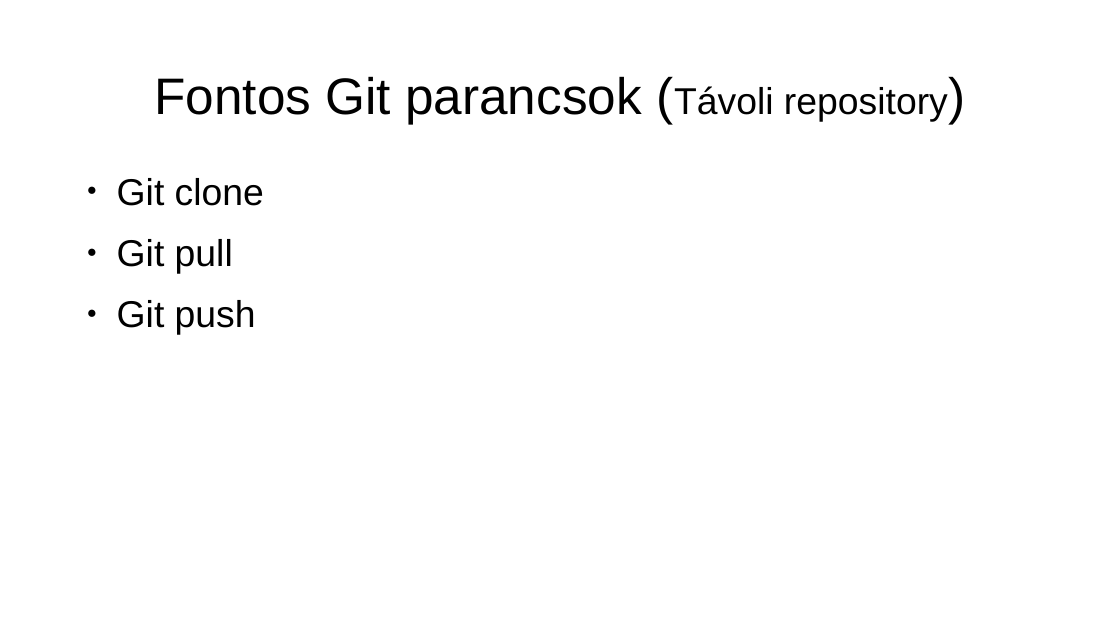
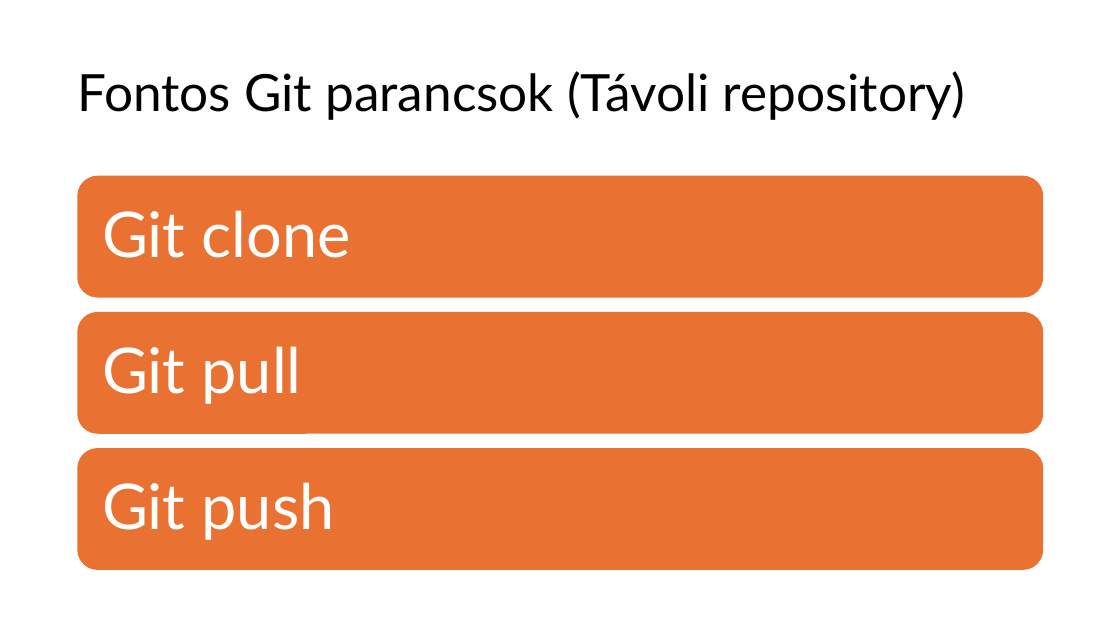
Before and after one commit to Maho-Yoshino/School_Notes, a slide deck: slide 11 of 2025-2026/IKT/github/Github.pptx (slide 10 before the commit). Drawn at 1120x630 pixels with LibreOffice and Linux fonts; fonts in the diff are those of the drawing. Boxes give left, top, right and bottom in pixels: in the first picture for what was removed or moved away, otherwise in the second. Text is boxed around its words. In the diff, an @@ line names an element or a change of style, - is before the commit and + after.

```diff
--- a/2025-2026/IKT/github/Github.pptx
+++ b/2025-2026/IKT/github/Github.pptx
@@ title "Fontos Git parancsok (Távoli repository)" at [77,71,965,120]: size 32 to 44 pt in "(Távoli repository)"; font Arial to Lato; alignment centre to left; line spacing 1 to 0.9 @@
@@ text removed at [117,178,264,335] @@
-● Git clone
-● Git pull
-● Git push
@@ group added at [77,176,1044,570]: 3 rounded rectangles, 3 texts @@
+Git clone
+Git pull
+Git push
```
Also in this commit, not shown: 6 other slides changed, 3 other files.
